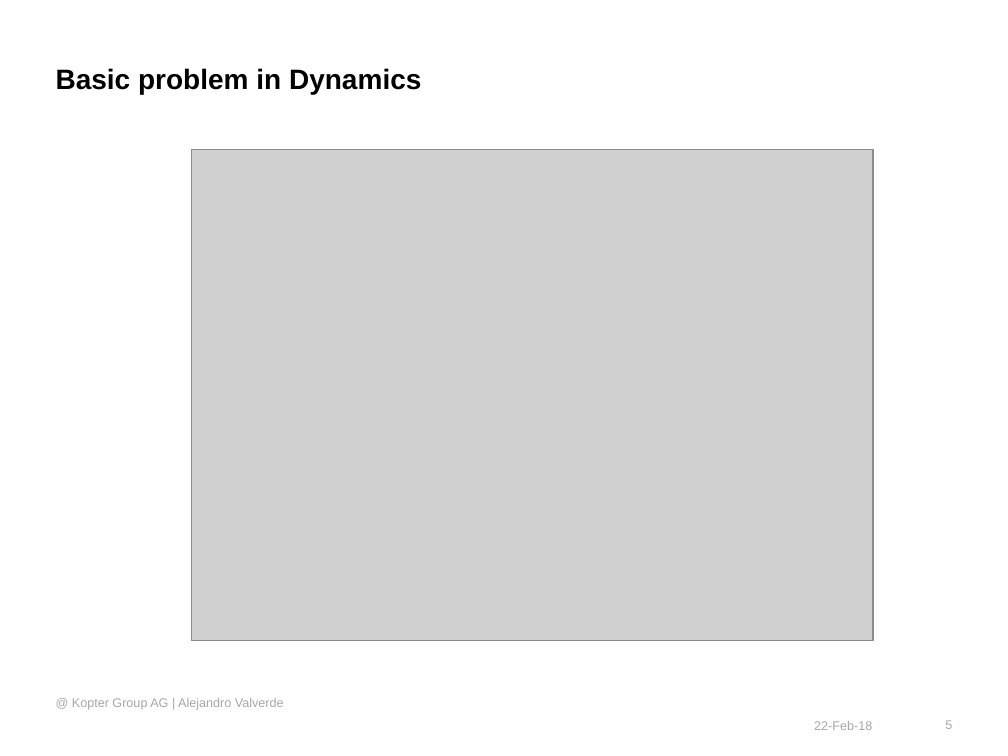
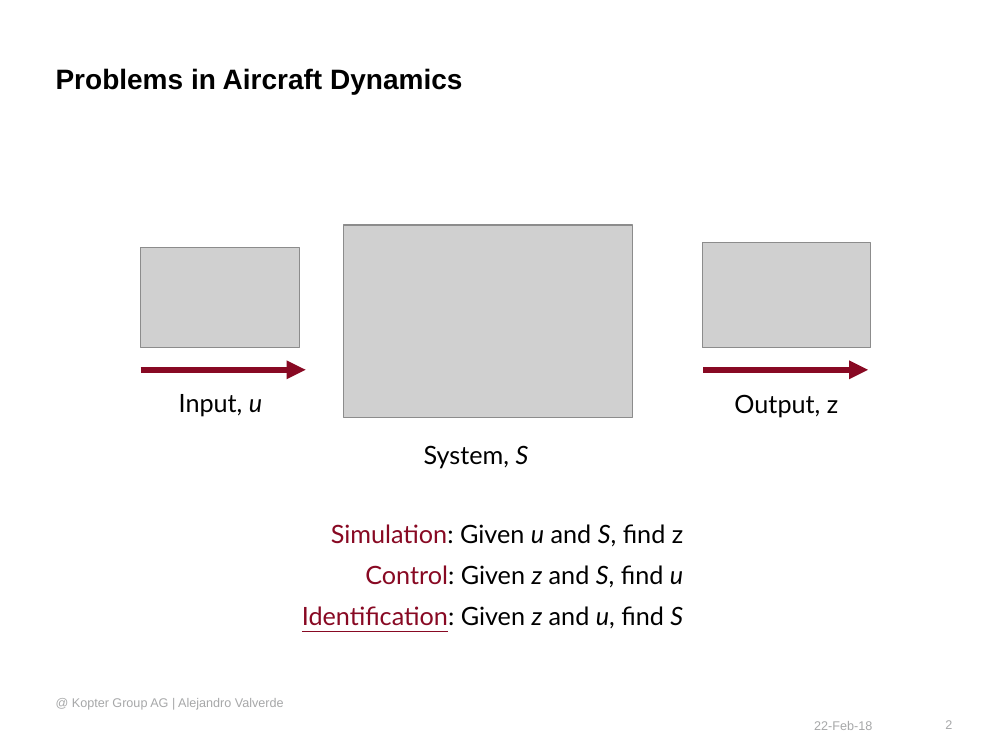
Before and after one commit to wuyou33/kopter, a slide deck: slide 2 of s_id/docs/System Identification to support Flight Test activities - proposal.pptx (slide 5 before the commit). Drawn at 1008x756 pixels with LibreOffice and Linux fonts; fonts in the diff are those of the drawing; grey boxes stand for pictures; background and template pictures are left out. Boxes give left, top, right and bottom in pixels: in the first picture for what was removed or moved away, otherwise in the second. Text is boxed around its words. In the diff, an @@ line names an element or a change of style, - is before the commit and + after.

```diff
--- a/s_id/docs/System Identification to support Flight Test activities - proposal.pptx
+++ b/s_id/docs/System Identification to support Flight Test activities - proposal.pptx
@@ title at [56,68,462,94]: text changed @@
-Basic problem in Dynamics
+Problems in Aircraft Dynamics
@@ picture removed at [192,149,873,640] @@
@@ group added at [141,225,870,469]: 3 texts, 3 pictures, 2 arrows @@
+Input, u
+System, S
+Output, z
@@ text added at [331,524,683,547], 18 pt, text #000000 @@
+Simulation: Given u and S, find z
@@ text added at [365,565,683,588], 18 pt, text #000000 @@
+Control: Given z and S, find u
@@ text added at [302,606,683,628], 18 pt, text #000000 @@
+Identification: Given z and u, find S
@@ page number at [945,720,952,729]: text changed @@
-5
+2
```
Also in this commit, not shown: 6 other slides changed, 3 slides added, 3 slides removed, 1 other file.
